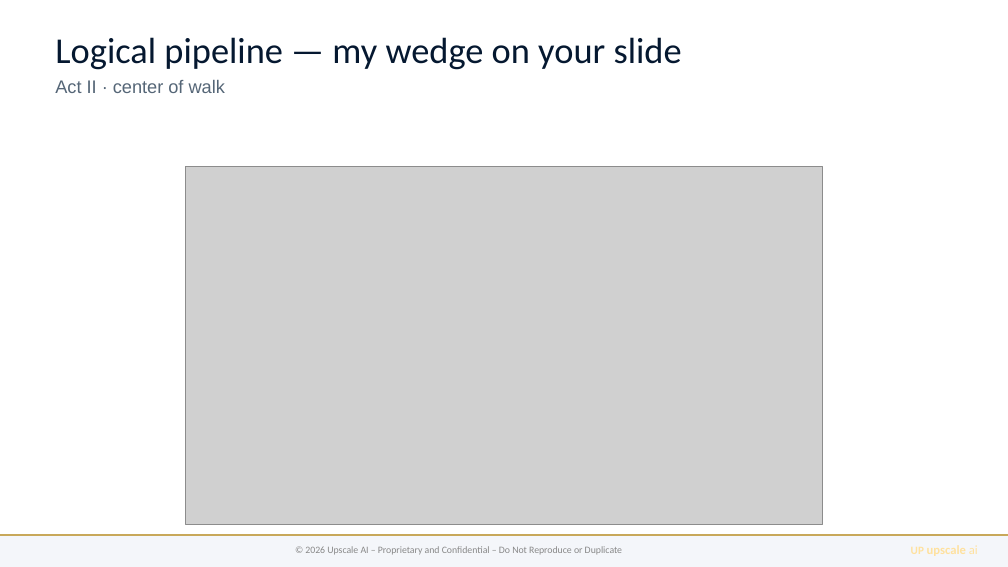
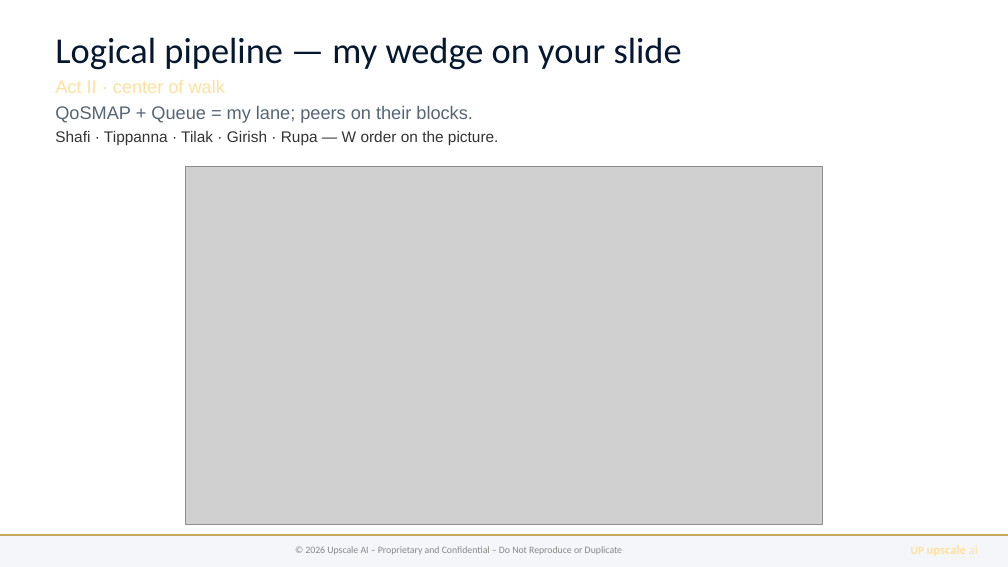
Before and after one commit to upscale-ai-network/agent-template, a slide deck: slide 4 of dt122/bugatti-qos-ccc.pptx. Drawn at 1008x567 pixels with LibreOffice and Linux fonts; fonts in the diff are those of the drawing; grey boxes stand for pictures. Boxes give left, top, right and bottom in pixels: in the first picture for what was removed or moved away, otherwise in the second. Text is boxed around its words. In the diff, an @@ line names an element or a change of style, - is before the commit and + after.

```diff
--- a/dt122/bugatti-qos-ccc.pptx
+++ b/dt122/bugatti-qos-ccc.pptx
@@ text "Logical pipeline — my wedge ..." at <box>55,37,682,145</box>: text colour #556677 to #FFE19E in "Act II · center of walk" @@
@@ text at <box>55,106,499,145</box>: paragraphs added @@
+QoSMAP + Queue = my lane; peers on their blocks.
+Shafi · Tippanna · Tilak · Girish · Rupa — W order on the picture.
```
Also in this commit, not shown: 6 other slides changed, 7 other files.
